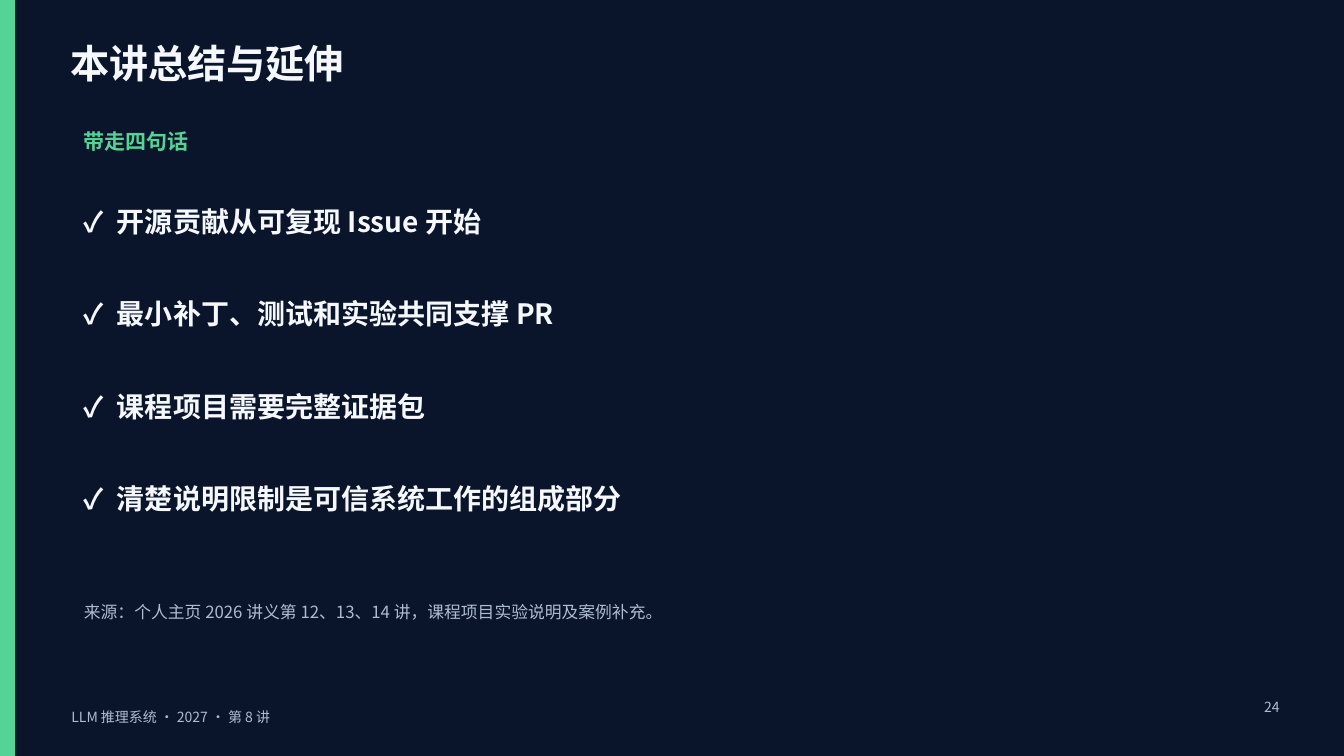
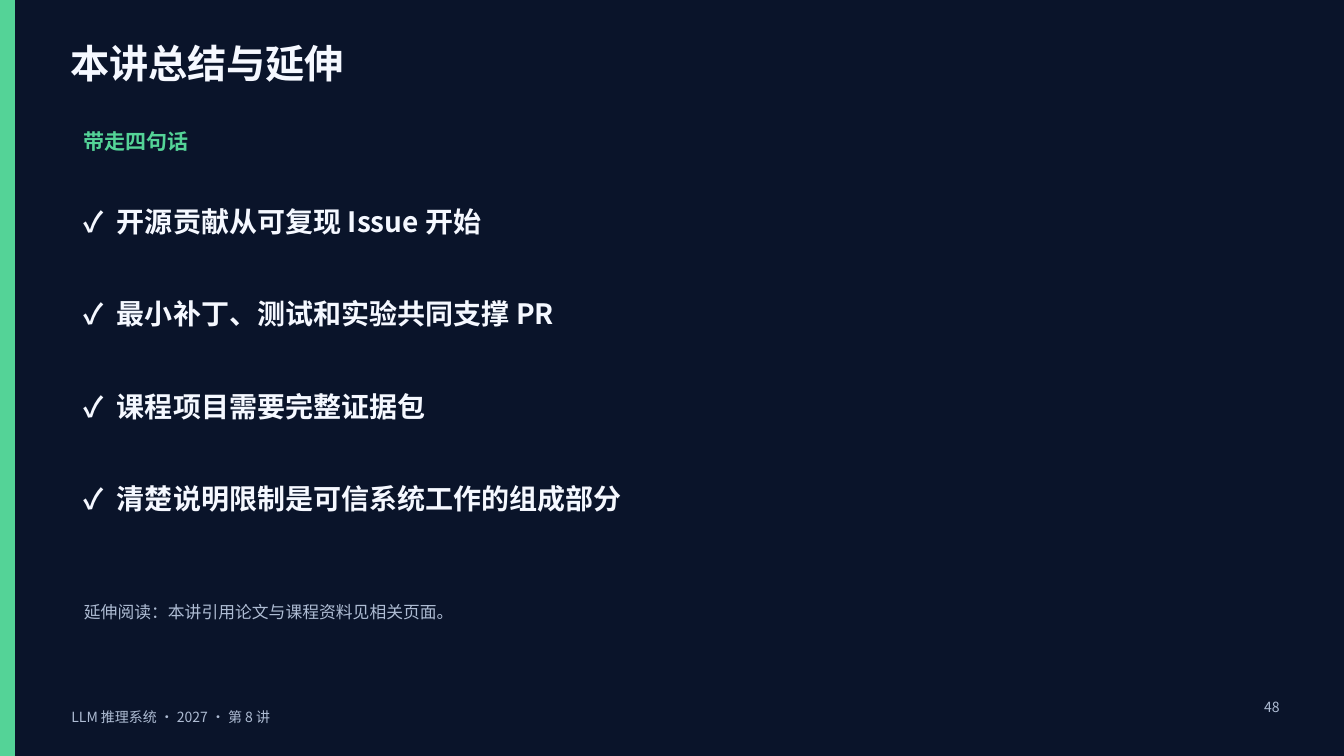
Before and after one commit to ShuhaoZhangTony/shuhaozhangtony.github.io, a slide deck: slide 48 of contents/teaching/intro-to-llm-inference-engines/2027/slides/lectures/第08讲_开源实践与课程项目.pptx (slide 24 before the commit). Drawn at 1344x756 pixels with LibreOffice and Linux fonts; fonts in the diff are those of the drawing. Boxes give left, top, right and bottom in pixels: in the first picture for what was removed or moved away, otherwise in the second. Text is boxed around its words. In the diff, an @@ line names an element or a change of style, - is before the commit and + after.

```diff
--- a/contents/teaching/intro-to-llm-inference-engines/2027/slides/lectures/第08讲_开源实践与课程项目.pptx
+++ b/contents/teaching/intro-to-llm-inference-engines/2027/slides/lectures/第08讲_开源实践与课程项目.pptx
@@ text at (84, 604, 454, 620): text changed @@
-来源：个人主页 2026 讲义第 12、13、14 讲，课程项目实验说明及案例补充。
+延伸阅读：本讲引用论文与课程资料见相关页面。
@@ text at (1264, 701, 1280, 712): text changed @@
-24
+48
```
Also in this commit, not shown: 1 other slide changed, 24 slides added, 9 other files.
